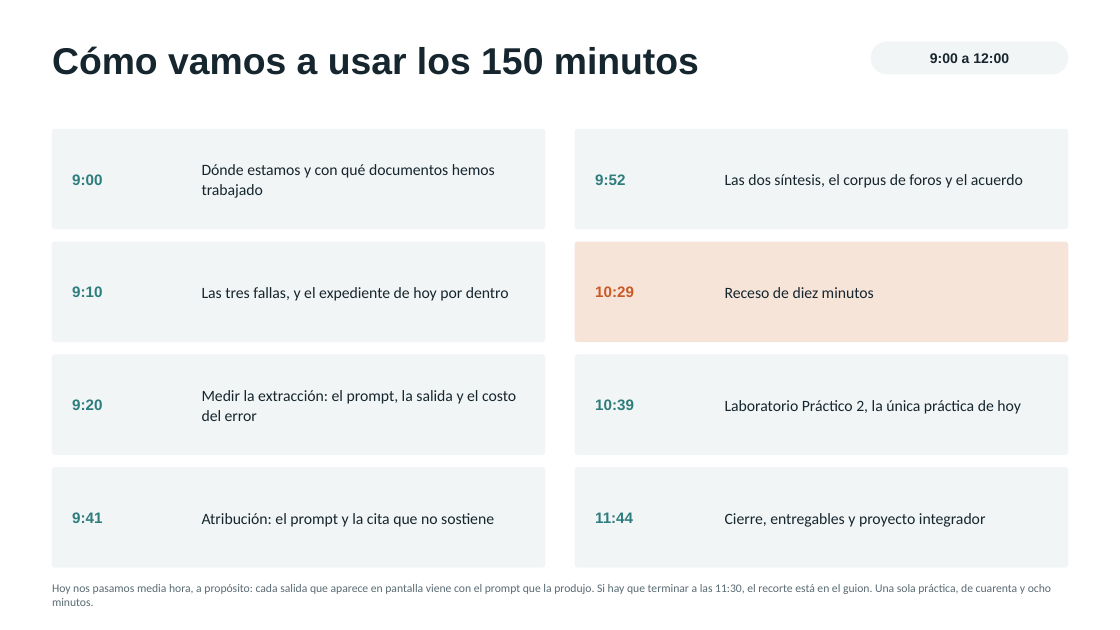
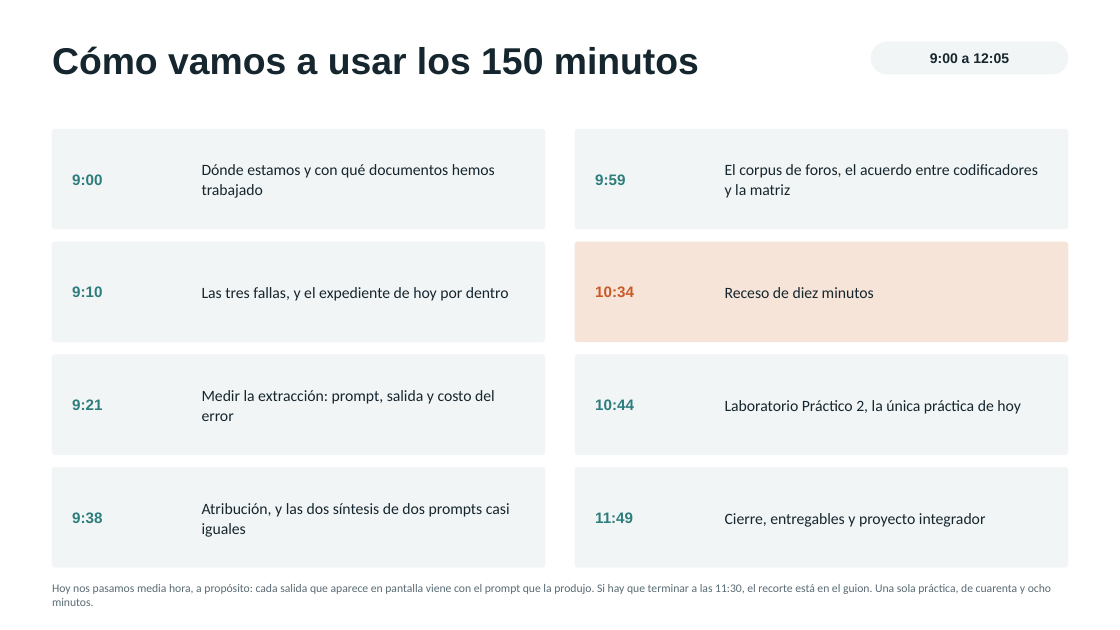
Before and after one commit to marvtrejo/curso-inegi-gen-ai, a slide deck: slide 2 of sesion-06/Sesion_06_Laboratorio_Cualitativo.pptx. Drawn at 1120x630 pixels with LibreOffice and Linux fonts; fonts in the diff are those of the drawing. Boxes give left, top, right and bottom in pixels: in the first picture for what was removed or moved away, otherwise in the second. Text is boxed around its words. In the diff, an @@ line names an element or a change of style, - is before the commit and + after.

```diff
--- a/sesion-06/Sesion_06_Laboratorio_Cualitativo.pptx
+++ b/sesion-06/Sesion_06_Laboratorio_Cualitativo.pptx
@@ text at (930,53,1009,63): text changed @@
-9:00 a 12:00
+9:00 a 12:05
@@ text at (595,174,625,185): text changed @@
-9:52
+9:59
@@ text at (725,164,1038,198): text changed @@
-Las dos síntesis, el corpus de foros y el acuerdo
+El corpus de foros, el acuerdo entre codificadores y la matriz
@@ text at (595,286,634,297): text changed @@
-10:29
+10:34
@@ text at (72,399,102,410): text changed @@
-9:20
+9:21
@@ text at (202,390,495,421): text changed @@
-Medir la extracción: el prompt, la salida y el costo del error
+Medir la extracción: prompt, salida y costo del error
@@ text at (595,399,634,410): text changed @@
-10:39
+10:44
@@ text at (202,503,510,537): text changed @@
-Atribución: el prompt y la cita que no sostiene
+Atribución, y las dos síntesis de dos prompts casi iguales
@@ text at (72,512,102,523): text changed @@
-9:41
+9:38
@@ text at (595,512,633,523): text changed @@
-11:44
+11:49
```
Also in this commit, not shown: 4 other slides changed, 2 slides added, 3 other files.
